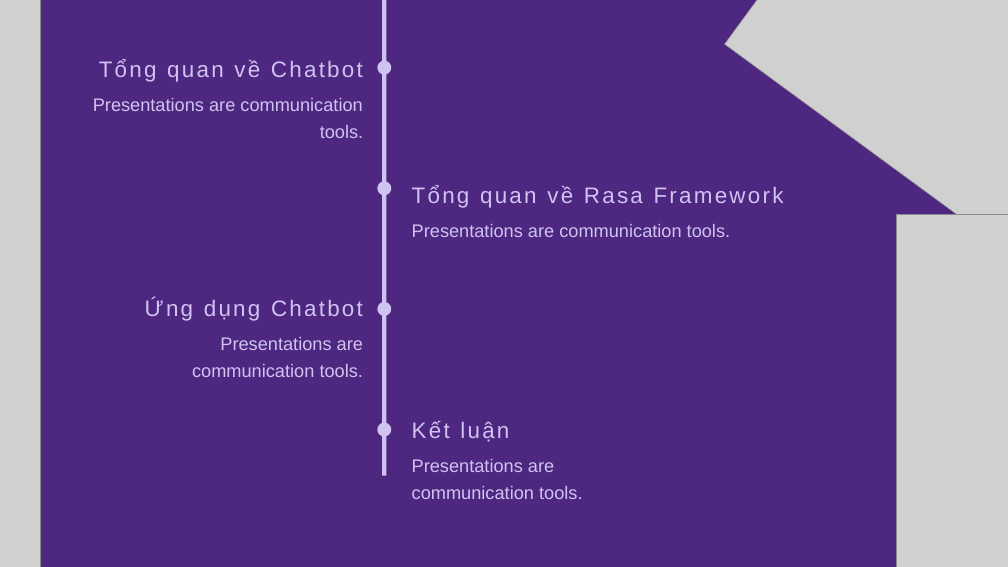
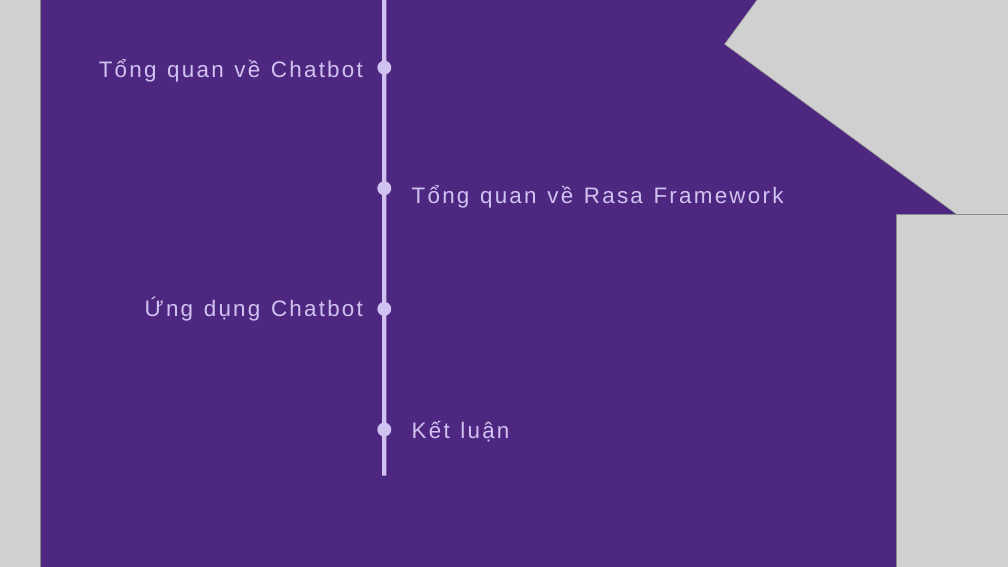
Before and after one commit to KatoIT/ChatBot_Rasa, a slide deck: slide 2 of Rasa_slide.pptx. Drawn at 1008x567 pixels with LibreOffice and Linux fonts; fonts in the diff are those of the drawing; grey boxes stand for pictures; background and template pictures are left out. Boxes give left, top, right and bottom in pixels: in the first picture for what was removed or moved away, otherwise in the second. Text is boxed around its words. In the diff, an @@ line names an element or a change of style, - is before the commit and + after.

Commit message:
Update pptx

```diff
--- a/Rasa_slide.pptx
+++ b/Rasa_slide.pptx
@@ text removed at <box>93,98,363,138</box> @@
-Presentations are communication tools.
@@ text removed at <box>412,224,730,237</box> @@
-Presentations are communication tools.
@@ text removed at <box>192,337,363,377</box> @@
-Presentations are communication tools.
@@ text removed at <box>412,459,582,499</box> @@
-Presentations are communication tools.
```
Also in this commit, not shown: 13 other slides changed.
